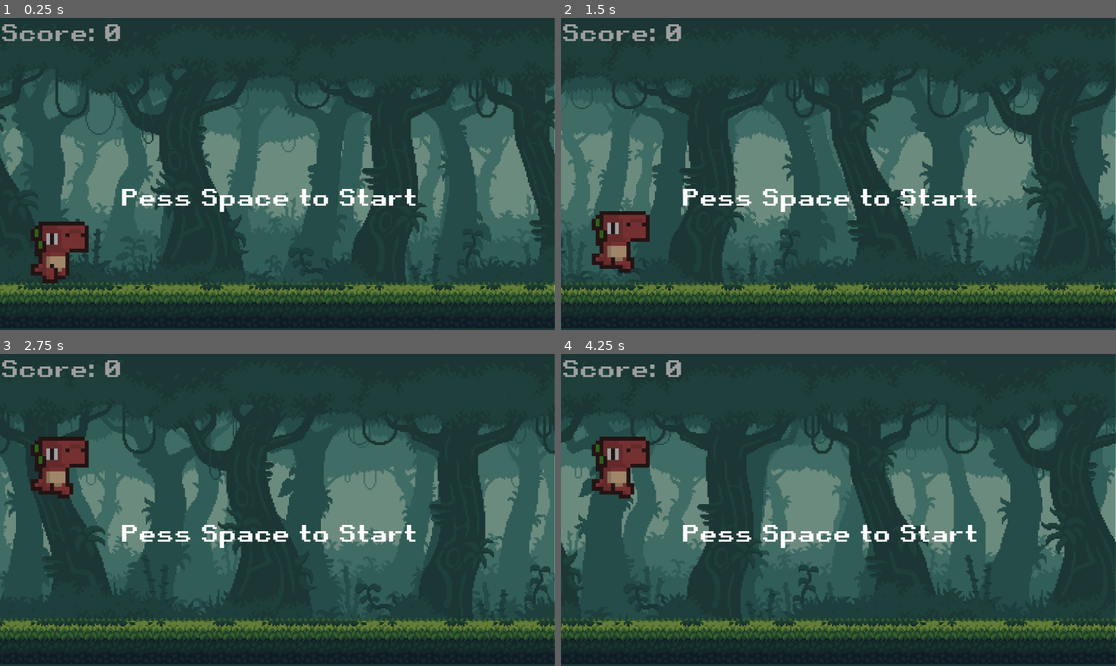
Above: before the commit, frames 1-4 (two rows, left to right).
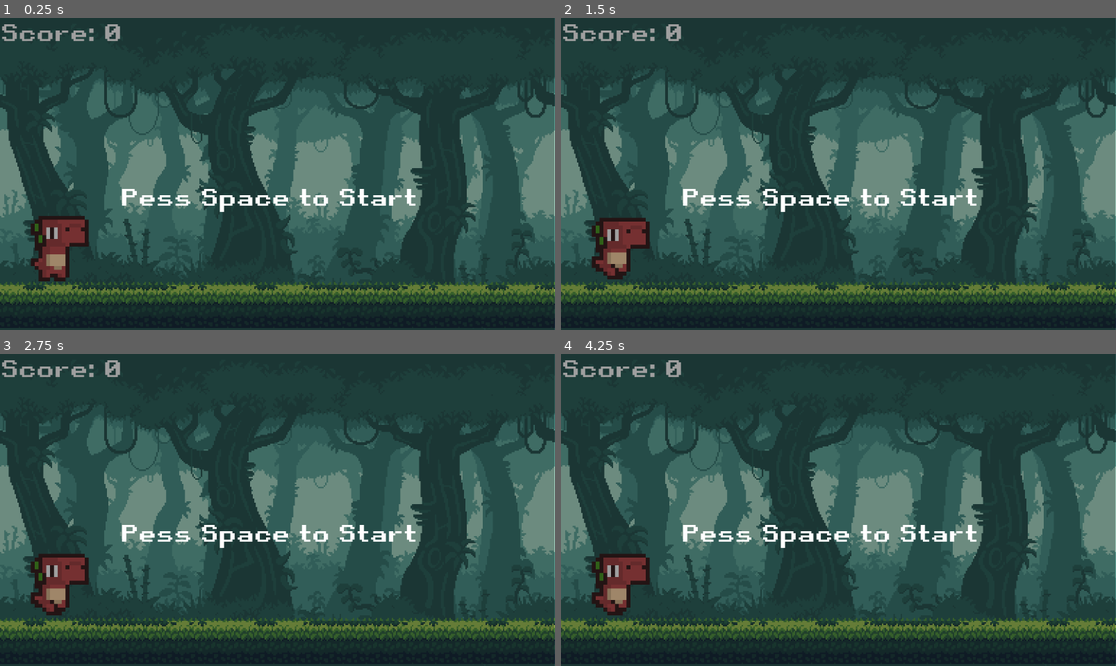
Above: after the commit, the same moments.

Repository: mohamedtarikz/EndlessRunnerGame
Game: Godot game, scene res://scenes/game.tscn
Same seed, same stepped clock (60 frames per second), same inputs: the game is played once before the commit and once after it.
Inputs:
- Up to frame 1 (0.25 s): no input
- Up to frame 2 (1.5 s): tap Enter (ui_accept) at 0.5, 0.8, 1.35 s; hold Down (roll) 0.53-1.28 s; tap Space (jump) at 0.77, 1.07 s
- Up to frame 3 (2.75 s): tap Space (jump) at 1.52, 1.55, 1.82 s; hold Space (jump) from 2.03 s (still down); tap Down (roll) at 2.3 s
- Up to frame 4 (4.25 s): release Space (jump) at 2.78 s; tap Down (roll) at 2.85 s; tap Space (jump) at 3.02, 3.32 s; tap Enter (ui_accept) at 3.05, 3.6 s; hold Space (jump) from 3.53 s (still down)

The runs differ from the first frame. In frame 1, 35% of the frame differs, in the area x 0-100%, y 18-92%; in frame 2, 34%; in frame 3, 28%; in frame 4, 34%.

Commit message:
All components' scripts

Diff:
--- /dev/null
+++ b/scripts/Restart.gd
@@ -0,0 +1,7 @@
+extends Label
+
+signal res
+
+func _process(delta):
+	if Input.is_action_just_pressed("restart"):
+		res.emit()
--- /dev/null
+++ b/scripts/cactus_1.gd
@@ -0,0 +1,10 @@
+extends StaticBody2D
+
+signal ht
+
+func _on_cactus_obs_body_entered(body):
+	ht.emit(body)
+
+
+func _on_timer_timeout():
+	queue_free()
--- /dev/null
+++ b/scripts/cactus_2.gd
@@ -0,0 +1,17 @@
+extends StaticBody2D
+
+signal ht
+
+
+
+func _on_cactus_obs_body_entered(body):
+	ht.emit(body)
+
+
+
+func _on_cactus_obs_2_body_entered(body):
+	ht.emit(body)
+
+
+func _on_timer_timeout():
+	queue_free()
--- /dev/null
+++ b/scripts/cactus_3.gd
@@ -0,0 +1,20 @@
+extends StaticBody2D
+
+
+signal ht
+
+
+
+func _on_cactus_obs_body_entered(body):
+	ht.emit(body)
+
+
+func _on_cactus_obs_2_body_entered(body):
+	ht.emit(body)
+
+func _on_cactus_obs_3_body_entered(body):
+	ht.emit(body)
+
+
+func _on_timer_timeout():
+	queue_free()
--- /dev/null
+++ b/scripts/cactus_4.gd
@@ -0,0 +1,22 @@
+extends StaticBody2D
+
+signal ht
+
+func _on_cactus_obs_body_entered(body):
+	ht.emit(body)
+
+
+func _on_cactus_obs_2_body_entered(body):
+	ht.emit(body)
+
+
+func _on_cactus_obs_3_body_entered(body):
+	ht.emit(body)
+
+
+func _on_cactus_obs_4_body_entered(body):
+	ht.emit(body)
+
+
+func _on_timer_timeout():
+	queue_free()
--- /dev/null
+++ b/scripts/cactus_h.gd
@@ -0,0 +1,28 @@
+extends StaticBody2D
+
+signal ht
+
+
+
+func _on_cactus_obs_body_entered(body):
+	ht.emit(body)
+
+
+func _on_cactus_obs_2_body_entered(body):
+	ht.emit(body)
+
+
+func _on_cactus_obs_3_body_entered(body):
+	ht.emit(body)
+
+
+func _on_cactus_obs_4_body_entered(body):
+	ht.emit(body)
+
+
+func _on_cactus_obs_5_body_entered(body):
+	ht.emit(body)
+
+
+func _on_timer_timeout():
+	queue_free()
--- a/scripts/game.gd
+++ b/scripts/game.gd
@@ -4,16 +4,87 @@
 @onready var player = $Player
 @onready var scrn = get_window().size
 @onready var ground = $Ground
+@onready var scoreLabel = $CanvasLayer/score
+@onready var start = $CanvasLayer/start
+@onready var start_col = $CanvasLayer/start_col
+@onready var lost = $CanvasLayer/Lost
+@onready var restart = $CanvasLayer/Restart
+
+const CACTUS_1 = preload("res://scenes/cactus_1.tscn")
+const CACTUS_2 = preload("res://scenes/cactus_2.tscn")
+const CACTUS_3 = preload("res://scenes/cactus_3.tscn")
+const CACTUS_4 = preload("res://scenes/cactus_4.tscn")
+const CACTUS_H = preload("res://scenes/cactus_h.tscn")
+var obs_lst = [CACTUS_1,CACTUS_2,CACTUS_3,CACTUS_4,CACTUS_H]
 
 var spd = 7.5
 var score = 0
+var game_begin = 0
+var pos
+var obs
+var las_obs = 112.0
+var idx
 
-func _process(delta):
-	player.position.x += spd
-	camera.position.x += spd
+func _physics_process(delta):
+	if game_begin:
+		spd = 7.5 + score / 40
+		if spd > 27:
+			spd = 27
 
-	score += 0.4
-	print(int(score))
+		player.position.x += spd
+		camera.position.x += spd
 
-	if camera.position.x - ground.position.x > scrn.x:
-		ground.position.x += scrn.x
+		score += 0.4
+		scoreLabel.text = "Score: " + str(int(score))
+
+		if camera.position.x - ground.position.x > scrn.x:
+			ground.position.x += scrn.x
+
+		if (camera.global_position.x + scrn.x - las_obs) > (500 + spd * 2):
+			pos = randi() % 150 + 30
+			if score <= 175:
+				idx = randi() % 2
+			elif score <= 450:
+				idx = randi() % 3
+			elif score <= 900:
+				idx = randi() % 4
+			else:
+				idx = randi() % 5
+			obs = obs_lst[idx].instantiate()
+			obs.global_position = Vector2(player.global_position.x + scrn.x + pos, 560)
+			las_obs = obs.global_position.x
+			if idx == 1:
+				las_obs += 23
+			elif idx == 2:
+				las_obs += 172
+			elif idx == 3:
+				las_obs += 386
+			elif idx == 4:
+				las_obs += 678
+			obs.ht.connect(is_col)
+			add_child(obs)
+	else:
+		player.get_node("Sprite").play("idle")
+		if Input.is_action_just_pressed("start"):
+			game_begin = 1
+			start.visible = 0
+			start_col.visible = 0
+			lost.visible = 0
+			restart.visible = 0
+
+func is_col(body):
+	if body.name == "Player":
+		game_over()
+
+
+func game_over():
+	game_begin = 0
+	start_col.visible = 1
+	lost.visible = 1
+	get_tree().paused = 1
+	restart.visible = 1
+	restart.res.connect(strt)
+
+func strt():
+	get_tree().paused = false
+	get_tree().reload_current_scene()
--- a/scripts/player.gd
+++ b/scripts/player.gd
@@ -6,28 +6,36 @@
 @onready var lowv = $low_v
 @onready var lowh = $low_h
 
-const JMP = -1500
+const JMP = -1600
 const GRV = 4200
 
+var game_begin = 0
+
 func _physics_process(delta):
+	if game_begin:
+		if is_on_floor():
+			stndh.disabled = 0
+			stndv.disabled = 0
+			lowh.disabled = 1
+			lowv.disabled = 1
+			if Input.is_action_just_pressed("jump"):
+				velocity.y = JMP
+				sprite.play("jump")
+			elif Input.is_action_pressed("roll"):
+				sprite.play("low")
+				stndh.disabled = 1
+				stndv.disabled = 1
+				lowh.disabled = 0
+				lowv.disabled = 0
+			else:
+				sprite.play("run")
+		else:
+			velocity.y += GRV * delta
 
-	if is_on_floor():
-		stndh.disabled = 0
-		stndv.disabled = 0
-		lowh.disabled = 1
-		lowv.disabled = 1
-		if Input.is_action_pressed("jump"):
+		move_and_slide()
+	else:
+		sprite.play("idle")
+		if Input.is_action_just_pressed("ui_accept"):
+			game_begin = 1
 			velocity.y = JMP
 			sprite.play("jump")
-		elif Input.is_action_pressed("roll"):
-			sprite.play("low")
-			stndh.disabled = 1
-			stndv.disabled = 1
-			lowh.disabled = 0
-			lowv.disabled = 0
-		else:
-			sprite.play("run")
-	else:
-		velocity.y += GRV * delta
-
-	move_and_slide()
Empty file added: scripts/cactus_obs.gd
